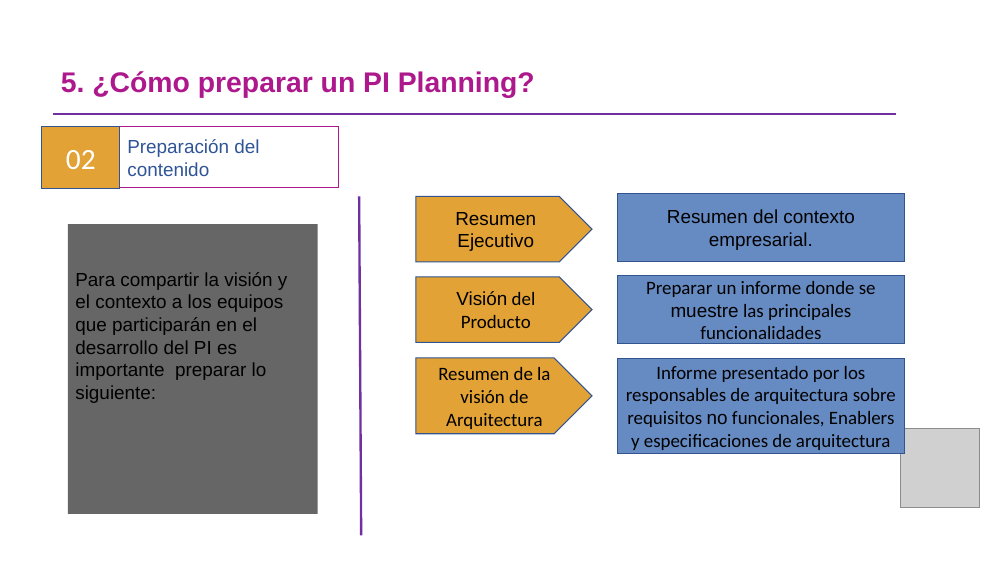
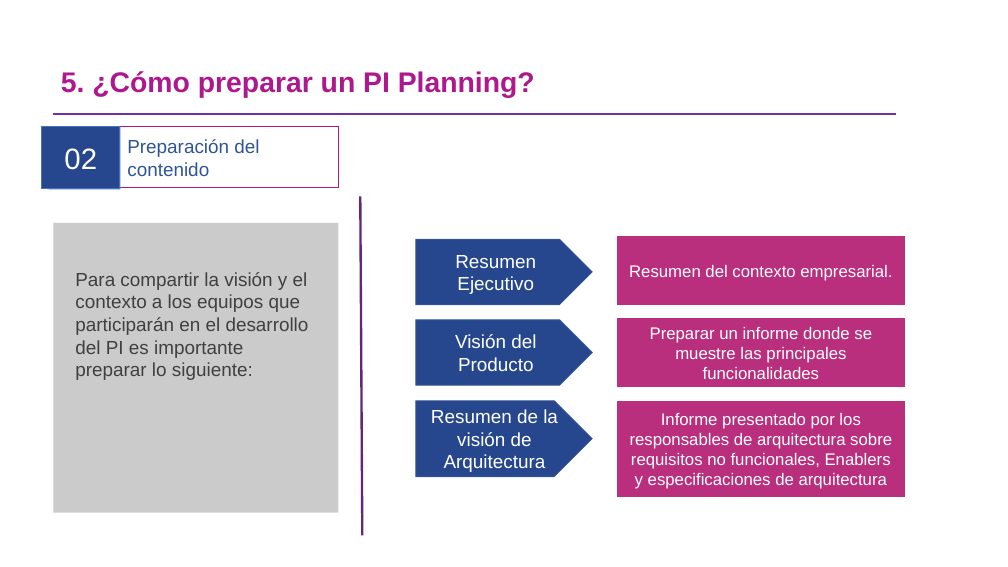
Before and after one commit to omesan/Agile, a slide deck: slide 7 of Stefanini/Stefanini.Clientes/Stefanini.Cliente.Experian/Guia PIPlanning _ExperianV1.0.pptx. Drawn at 1008x567 pixels with LibreOffice and Linux fonts; fonts in the diff are those of the drawing; grey boxes stand for pictures; background and template pictures are left out. Boxes give left, top, right and bottom in pixels: in the first picture for what was removed or moved away, otherwise in the second. Text is boxed around its words. In the diff, an @@ line names an element or a change of style, - is before the commit and + after.

```diff
--- a/Stefanini/Stefanini.Clientes/Stefanini.Cliente.Experian/Guia PIPlanning _ExperianV1.0.pptx
+++ b/Stefanini/Stefanini.Clientes/Stefanini.Cliente.Experian/Guia PIPlanning _ExperianV1.0.pptx
@@ rectangle "02" at (x1=42, y1=127, x2=120, y2=189): font Calibri to Arial; fill #E2A235 to #26478D; outline #325491 1 pt to #4472C4 1 pt @@
@@ freeform shape at (x1=42, y1=127, x2=120, y2=189): fill #C55A11 to #26478D; outline none to #4472C4 1 pt @@
@@ line (362, 535) - (361, 197): stroke #7030A0 2.25 pt to #632678 2.25 pt @@
@@ rectangle resized from (x1=68, y1=224, x2=318, y2=513) to (x1=54, y1=223, x2=339, y2=513) @@
@@ rectangle at (x1=54, y1=223, x2=339, y2=513): fill #404040 at 80% opacity to #BFBFBF at 80% opacity @@
@@ rectangle "Resumen del contexto empresarial." at (x1=618, y1=237, x2=905, y2=304): size 18 to 16 pt, text colour #000000 to #FFFFFF; fill #668BC2 to #BA2F7D; outline #325491 1 pt to #BA2F7D 1 pt @@
@@ text "Para compartir la visión y ..." at (x1=75, y1=272, x2=309, y2=380): text colour #000000 to #404040 @@
@@ pentagon arrow "Resumen Ejecutivo" at (x1=416, y1=240, x2=592, y2=305): text colour #000000 to #FFFFFF; fill #E2A235 to #26478D @@
@@ pentagon arrow "Visión del Producto" at (x1=416, y1=320, x2=592, y2=385): font Calibri to Arial in "del Producto"; text colour #000000 to #FFFFFF; fill #E2A235 to #26478D @@
@@ 3 rectangles, 3 pentagon arrows moved together from (x1=416, y1=194, x2=905, y2=454) to (x1=416, y1=237, x2=905, y2=496) @@
@@ rectangle "Preparar un informe donde se ..." at (x1=618, y1=319, x2=905, y2=386): size 18 to 16 pt, text colour #000000 to #FFFFFF; font Calibri to Arial in "Preparar un informe donde se las principales ..."; fill #668BC2 to #BA2F7D; outline #325491 1 pt to #BA2F7D 1 pt @@
@@ pentagon arrow "Resumen de la visión de ..." at (x1=416, y1=401, x2=592, y2=476): font Calibri to Arial, text colour #000000 to #FFFFFF; fill #E2A235 to #26478D @@
@@ rectangle "Informe presentado por los responsables ..." at (x1=618, y1=401, x2=905, y2=496): size 18 to 16 pt, font Calibri to Arial, text colour #000000 to #FFFFFF; fill #668BC2 to #BA2F7D; outline #325491 1 pt to #BA2F7D 1 pt @@
@@ picture removed at (x1=901, y1=429, x2=980, y2=507) @@
```
Also in this commit, not shown: 7 other slides changed, 1 slide added, 3 other files.
